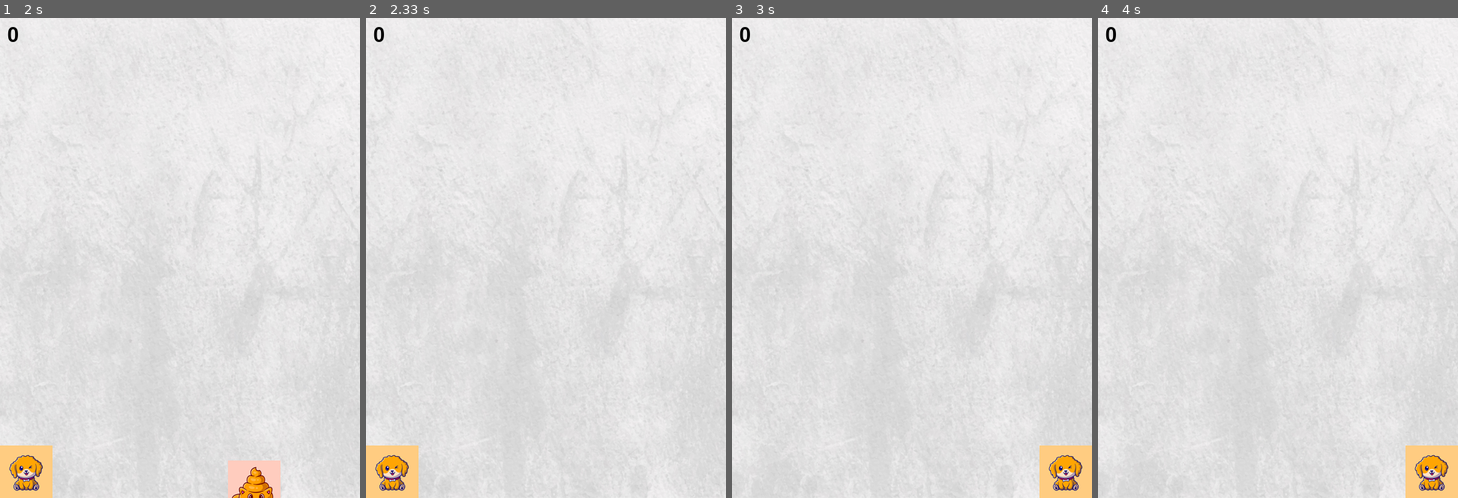
Above: before the commit, frames 1-4 (left to right).
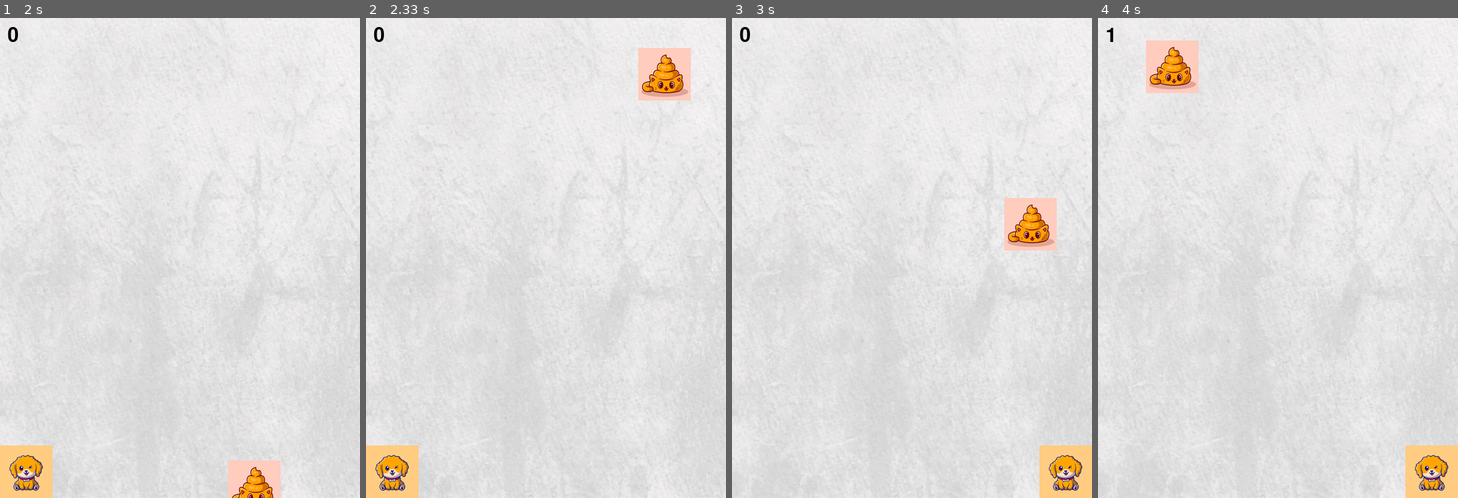
Above: after the commit, the same moments.

Repository: eksh7080/Python
Game: pygame game, started from pygame/Quiz.py
Two runs of this game, one before a commit and one after it. Both use one fixed random seed, a clock stepped at 60 frames per second and the inputs below.
Inputs:
- Up to frame 1 (2 s): hold Right 0.33-0.8 s; hold Right 0.83-1.3 s; hold Left 1.33-1.87 s
- Up to frame 2 (2.33 s): no input
- Up to frame 3 (3 s): hold Right 2.33-2.97 s
- Up to frame 4 (4 s): hold Left 3-3.47 s; hold Right 3.5-3.97 s

Frame 1 is identical in both runs. In frame 2, 1.6% of the frame differs, in the area x 75-91%, y 6-18%; in frame 3, 1.6%; in frame 4, 1.7%, in the area x 2-28%, y 1-16%.

Commit message:
project game

Diff:
--- /dev/null
+++ b/game_project/1_frame_background_stage_character.py
@@ -0,0 +1,72 @@
+import os
+import pygame
+
+# -----------------기본 초기화 ( 반드시 해야 하는 것들)--------------------#
+
+pygame.init()  # 초기화 ( 반드시 필요 )
+
+# 화면 크기 설정
+screen_width = 640   # 가로 크기
+screen_height = 480  # 세로 크기
+screen = pygame.display.set_mode((screen_width, screen_height))
+
+# 화면 타이틀 설정
+pygame.display.set_caption("Pang Pang") # 게임 이름
+
+# FPS
+clock = pygame.time.Clock()
+#-----------------------------------------------------------------------#
+
+#------------1. 사용자 게임 초기화 ( 배경화면, 게임 이미지 , 좌표, 폰트 등-------------------#
+current_path = os.path.dirname(__file__) # 현재 파일의 위치 반환
+image_path = os.path.join(current_path, "images") # image 폴더 위치 반환
+
+# 배경 만들기
+background = pygame.image.load(os.path.join(image_path, "background.png"))
+
+# 스테이지 만들기
+stage = pygame.image.load(os.path.join(image_path, "stage.png"))
+stage_size = stage.get_rect().size
+stage_height = stage_size[1] # 스테이지의 높이 위에 캐릭터를 두기 위해 사용
+
+# 캐릭터 만들기
+character = pygame.image.load(os.path.join(image_path, "character.png"))
+character_size = character.get_rect().size
+character_width = character_size[0]
+character_height = character_size[1]
+character_x_position = (screen_width / 2) - (character_width / 2)
+character_y_position = screen_height - character_height - stage_height
+
+# 이벤트 루프
+running = True  # 게임이 진행중인가?
+while running:
+    dt = clock.tick(30) # 게임화면의 초당 프레임 수를 설정
+
+# 캐릭터가 1초 동안에 100만큼 이동을 해야함
+# 10 fps : 1초 동안에 10번 동작 >> 한번에 몇 만큼 이동?  10 만큼 10*10=100
+# 20 fps : 1초 동안에 20번 동작 >> 한번에 5만큼 이동 5*20 = 100
+# print("fps :" + str(clock.get_fps()))
+
+#------------2. 이벤트 처리 ( 키보드, 마우스 등)---------------------------------#
+    for event in pygame.event.get():  # 어떤 이벤트가 발생하였는가?
+        if event.type == pygame.QUIT: # 창이 닫히는 이벤트가 발생하였는가?
+            running = False     # 게임이 진행중이 아님
+
+
+    #----------3. 게임 캐릭터 위치 정의-----------------------------#
+
+    # 4. 충돌 처리
+
+    # 5. 화면에 그리기
+    screen.blit(background, (0,0))
+    screen.blit(stage, (0, (screen_height - stage_height)))
+    screen.blit(character, (character_x_position, character_y_position))
+
+
+    pygame.display.update() # 게임화면을 다시 그리기!!
+
+# 잠시 대기
+# pygame.time.delay(2000) # 2초 정도 대기 (ms)
+
+# pygame 종료
+pygame.quit()
--- /dev/null
+++ b/game_project/2_weapon_keyevent.py
@@ -0,0 +1,123 @@
+import os
+import pygame
+
+# -----------------기본 초기화 ( 반드시 해야 하는 것들)--------------------#
+
+pygame.init()  # 초기화 ( 반드시 필요 )
+
+# 화면 크기 설정
+screen_width = 640   # 가로 크기
+screen_height = 480  # 세로 크기
+screen = pygame.display.set_mode((screen_width, screen_height))
+
+# 화면 타이틀 설정
+pygame.display.set_caption("Pang Pang") # 게임 이름
+
+# FPS
+clock = pygame.time.Clock()
+#-----------------------------------------------------------------------#
+
+#------------1. 사용자 게임 초기화 ( 배경화면, 게임 이미지 , 좌표, 폰트 등-------------------#
+current_path = os.path.dirname(__file__) # 현재 파일의 위치 반환
+image_path = os.path.join(current_path, "images") # image 폴더 위치 반환
+
+# 배경 만들기
+background = pygame.image.load(os.path.join(image_path, "background.png"))
+
+# 스테이지 만들기
+stage = pygame.image.load(os.path.join(image_path, "stage.png"))
+stage_size = stage.get_rect().size
+stage_height = stage_size[1] # 스테이지의 높이 위에 캐릭터를 두기 위해 사용
+
+# 캐릭터 만들기
+character = pygame.image.load(os.path.join(image_path, "character.png"))
+character_size = character.get_rect().size
+character_width = character_size[0]
+character_height = character_size[1]
+character_x_position = (screen_width / 2) - (character_width / 2)
+character_y_position = screen_height - character_height - stage_height
+
+# 캐릭터 이동 방향
+character_to_x = 0
+
+# 캐릭터 이동 속도
+character_speed = 5
+
+# 무기 만들기
+weapon = pygame.image.load(os.path.join(image_path, "weapon.png"))
+weapon_size = weapon.get_rect().size
+weapon_width = weapon_size[0]
+
+# 무기는 한번에 여러번 발사 가능
+weapons = []
+
+# 무기 이동 속도
+weapon_speed = 10
+
+
+
+# 이벤트 루프
+running = True  # 게임이 진행중인가?
+while running:
+    dt = clock.tick(30) # 게임화면의 초당 프레임 수를 설정
+
+
+#------------2. 이벤트 처리 ( 키보드, 마우스 등)---------------------------------#
+    for event in pygame.event.get():  # 어떤 이벤트가 발생하였는가?
+        if event.type == pygame.QUIT: # 창이 닫히는 이벤트가 발생하였는가?
+            running = False     # 게임이 진행중이 아님
+
+        if event.type == pygame.KEYDOWN:
+            if event.key == pygame.K_LEFT:
+                character_to_x -= character_speed
+            elif event.key == pygame.K_RIGHT:
+                character_to_x += character_speed
+            elif event.key == pygame.K_SPACE:
+                weapon_x_position = character_x_position + (character_width / 2) - (weapon_width / 2)
+                weapon_y_position = character_y_position
+                weapons.append([weapon_x_position, weapon_y_position])
+
+        if event.type == pygame.KEYUP:
+            if event.key == pygame.K_LEFT or event.key == pygame.K_RIGHT:
+                character_to_x = 0
+
+    #----------3. 게임 캐릭터 위치 정의-----------------------------#
+
+    character_x_position += character_to_x
+
+    if character_x_position < 0:
+        character_x_position = 0
+    elif character_x_position > screen_width - character_width:
+        character_x_position = screen_width - character_width
+
+
+    # 무기 위치 조정
+    # ex) 100,200 -> 180 , 160, 140...
+    # ex) 500,200 -> 180, 160, 140...
+    weapons = [ [w[0], w[1] - weapon_speed] for w in weapons] # 무기 위치를 위로
+
+    # 천장에 닿은 무기 없애기
+    weapons = [[ w[0], w[1] ] for w in weapons if w[1] > 0]
+
+
+    # 4. 충돌 처리
+
+    # 5. 화면에 그리기
+    screen.blit(background, (0,0))
+
+    for weapon_x_position, weapon_y_position in weapons:
+        screen.blit(weapon, (weapon_x_position, weapon_y_position))
+
+    screen.blit(stage, (0, (screen_height - stage_height)))
+    screen.blit(character, (character_x_position, character_y_position))
+
+
+
+
+    pygame.display.update() # 게임화면을 다시 그리기!!
+
+# 잠시 대기
+# pygame.time.delay(2000) # 2초 정도 대기 (ms)
+
+# pygame 종료
+pygame.quit()
--- /dev/null
+++ b/game_project/3_ball_movement.py
@@ -0,0 +1,174 @@
+import os
+import pygame
+
+# -----------------기본 초기화 ( 반드시 해야 하는 것들)--------------------#
+
+pygame.init()  # 초기화 ( 반드시 필요 )
+
+# 화면 크기 설정
+screen_width = 640   # 가로 크기
+screen_height = 480  # 세로 크기
+screen = pygame.display.set_mode((screen_width, screen_height))
+
+# 화면 타이틀 설정
+pygame.display.set_caption("Pang Pang") # 게임 이름
+
+# FPS
+clock = pygame.time.Clock()
+#-----------------------------------------------------------------------#
+
+#------------1. 사용자 게임 초기화 ( 배경화면, 게임 이미지 , 좌표, 폰트 등-------------------#
+current_path = os.path.dirname(__file__) # 현재 파일의 위치 반환
+image_path = os.path.join(current_path, "images") # image 폴더 위치 반환
+
+# 배경 만들기
+background = pygame.image.load(os.path.join(image_path, "background.png"))
+
+# 스테이지 만들기
+stage = pygame.image.load(os.path.join(image_path, "stage.png"))
+stage_size = stage.get_rect().size
+stage_height = stage_size[1] # 스테이지의 높이 위에 캐릭터를 두기 위해 사용
+
+# 캐릭터 만들기
+character = pygame.image.load(os.path.join(image_path, "character.png"))
+character_size = character.get_rect().size
+character_width = character_size[0]
+character_height = character_size[1]
+character_x_position = (screen_width / 2) - (character_width / 2)
+character_y_position = screen_height - character_height - stage_height
+
+# 캐릭터 이동 방향
+character_to_x = 0
+
+# 캐릭터 이동 속도
+character_speed = 5
+
+# 무기 만들기
+weapon = pygame.image.load(os.path.join(image_path, "weapon.png"))
+weapon_size = weapon.get_rect().size
+weapon_width = weapon_size[0]
+
+# 무기는 한번에 여러번 발사 가능
+weapons = []
+
+# 무기 이동 속도
+weapon_speed = 10
+
+# 공 만들기 ( 4개 크기에 대해 따로 처리 )
+ball_images = [
+    pygame.image.load(os.path.join(image_path, "balloon1.png")),
+    pygame.image.load(os.path.join(image_path, "balloon2.png")),
+    pygame.image.load(os.path.join(image_path, "balloon3.png")),
+    pygame.image.load(os.path.join(image_path, "balloon4.png"))
+]
+
+# 공 크기에 따른 최초 스피드
+ball_speed_y = [-18, -15, -12, -9]
+
+# 공들
+balls = []
+
+# 최초 발생하는 큰 공 추가
+balls.append({
+    "position_x" : 50, # 공의 x 좌표
+    "position_y" : 50, # y 좌표
+    "image_idx" : 0, # 공의 이미지 인덱스
+    "to_x": 3,  # x축 이동방향, -3 이면 왼쪽으로, 3이면 오른쪽으로
+    "to_y": -6, # y축 이동방향,
+    "init_speed_y": ball_speed_y[0] # y 최초 속도
+})
+
+
+# 이벤트 루프
+running = True  # 게임이 진행중인가?
+while running:
+    dt = clock.tick(30) # 게임화면의 초당 프레임 수를 설정
+
+
+#------------2. 이벤트 처리 ( 키보드, 마우스 등)---------------------------------#
+    for event in pygame.event.get():  # 어떤 이벤트가 발생하였는가?
+        if event.type == pygame.QUIT: # 창이 닫히는 이벤트가 발생하였는가?
+            running = False     # 게임이 진행중이 아님
+
+        if event.type == pygame.KEYDOWN:
+            if event.key == pygame.K_LEFT:
+                character_to_x -= character_speed
+            elif event.key == pygame.K_RIGHT:
+                character_to_x += character_speed
+            elif event.key == pygame.K_SPACE:
+                weapon_x_position = character_x_position + (character_width / 2) - (weapon_width / 2)
+                weapon_y_position = character_y_position
+                weapons.append([weapon_x_position, weapon_y_position])
+
+        if event.type == pygame.KEYUP:
+            if event.key == pygame.K_LEFT or event.key == pygame.K_RIGHT:
+                character_to_x = 0
+
+    #----------3. 게임 캐릭터 위치 정의-----------------------------#
+
+    character_x_position += character_to_x
+
+    if character_x_position < 0:
+        character_x_position = 0
+    elif character_x_position > screen_width - character_width:
+        character_x_position = screen_width - character_width
+
+
+    # 무기 위치 조정
+    # ex) 100,200 -> 180 , 160, 140...
+    # ex) 500,200 -> 180, 160, 140...
+    weapons = [ [w[0], w[1] - weapon_speed] for w in weapons] # 무기 위치를 위로
+
+    # 천장에 닿은 무기 없애기
+    weapons = [[ w[0], w[1] ] for w in weapons if w[1] > 0]
+
+    # 공 위치 정의
+    for ball_idx, ball_val in enumerate(balls):
+        ball_position_x = ball_val["position_x"]
+        ball_position_y = ball_val["position_y"]
+        ball_image_idx = ball_val["image_idx"]
+
+        ball_size = ball_images[ball_image_idx].get_rect().size
+        ball_width = ball_size[0]
+        ball_height = ball_size[1]
+
+        # 가로벽에 닿았을 때 공 이동 위치 변경( 튕겨 나오는 효과 )
+        if ball_position_x <= 0 or ball_position_x > (screen_width - ball_width):
+            ball_val["to_x"] = ball_val["to_x"] * -1
+
+        # 세로 위치
+        # 스테이지에 튕겨서 올라가는 처리
+        if ball_position_y >= (screen_height - stage_height - ball_height):
+            ball_val["to_y"] = ball_val["init_speed_y"]
+        else:  # 그 외의 모든 경우에는 속도 증가
+            ball_val["to_y"] += 0.5
+
+        ball_val["position_x"] += ball_val["to_x"]
+        ball_val["position_y"] += ball_val["to_y"]
+
+    # 4. 충돌 처리
+
+    # 5. 화면에 그리기
+    screen.blit(background, (0,0))
+
+    for weapon_x_position, weapon_y_position in weapons:
+        screen.blit(weapon, (weapon_x_position, weapon_y_position))
+
+    for idx, val in enumerate(balls):
+        ball_position_x = val["position_x"]
+        ball_position_y = val["position_y"]
+        ball_image_idx = val["image_idx"]
+        screen.blit(ball_images[ball_image_idx], (ball_position_x,ball_position_y))
+    screen.blit(stage, (0, (screen_height - stage_height)))
+    screen.blit(character, (character_x_position, character_y_position))
+
+
+
+
+    pygame.display.update() # 게임화면을 다시 그리기!!
+
+# 잠시 대기
+# pygame.time.delay(2000) # 2초 정도 대기 (ms)
+
+# pygame 종료
+pygame.quit()
--- /dev/null
+++ b/greedy.py
@@ -0,0 +1,121 @@
+# 거스름돈 그리디
+
+# N=1260
+# count=0
+
+# coin=[500,100,50,10]
+
+# for c in coin:
+#     count += N // c
+#     N %= c
+
+
+# print(count)
+
+
+
+# 큰 수의 법칙
+
+# a,m,k = map(int,input().split())
+# j = list(map(int, input().split()))
+
+# j.sort()
+# first = j[a-1]  # 가장 큰 수
+# second = j[a-2]  # 두번째로 큰 수
+
+# cnt = 0
+
+# # 가장 큰 수가 더해지는 횟수
+# count = int(m / (k+1)) * k
+# count += m % (k+1)
+# print(count)
+
+# # 가장 큰 수 / 두번째로 큰 수를 곱해서 저장함
+# cnt += (count) * first
+# cnt += (m-count) * second
+
+# print(cnt)
+
+# 일반 풀이
+# while True:
+#     for i in range(k):
+#         if m == 0:
+#             break
+#         cnt += first
+#         m-=1
+
+#     if m == 0:
+#         break
+#     cnt += second
+#     m -= 1
+
+# print(cnt)
+
+
+# 숫자 카드 게임
+
+# a,b = map(int, input().split())
+
+# cnt = 0
+
+# for i in range(a):
+#     n = list(map(int, input().split()))
+#     # 현재 줄에서 가장 작은 수 찾기
+#     minv = min(n)
+#     # 가장 작은 수들 중에서 가장 큰 수 찾기
+#     cnt = max(cnt, minv)
+
+# print(cnt)
+
+# 2중 반복문 구조 사용 예시
+
+# for i in range(a):
+#     n = list(map(int, input().split()))
+#     # 현재 줄에서 가장 작은 수 찾기
+#     minv = 10001
+#     for j in n:
+#         minv = min(minv, j)
+#         print(minv,j)
+#     # 가장 작은 수들 중에서 가장 큰 수 찾기
+#     cnt = max(cnt, minv)
+
+# print(cnt)
+
+n,k = map(int, input().split())
+cnt = 0
+
+# while n >= k:
+
+#     while n % k != 0:
+#         n -= 1
+#         cnt += 1
+#     # k로 나누기
+#     n //= k
+#     cnt += 1
+
+# print(cnt)
+
+# while n > 1:
+#     n-=1
+#     cnt+=1
+
+# print(cnt)
+
+while True:
+    # (n == k 로 나누어 떨어지는 수) 가 될 때까지 1씩 빼기
+    target = (n//k) * k
+    cnt += (n-target)
+    n = target
+
+    # n이 k 보다 작을 때 (더 이상 나눌 수 없을 때) 반복문 탈출
+    if n < k:
+        break
+
+
+    cnt+=1
+    n//k
+    # k로 나누기
+
+# 마지막으로 남은 수에 대하여 1씩 빼기
+cnt+=(n-1)
+print(cnt)
--- a/pygame/Quiz.py
+++ b/pygame/Quiz.py
@@ -87,9 +87,9 @@
 
     ddong_y_position += ddong_speed
 
-    # if ddong_y_position > screen_height:
-    #     ddong_y_position = 0
-    #     ddong_x_position = random.randint(0, screen_width - ddong_width)
+    if ddong_y_position > screen_height:
+        ddong_y_position = 0
+        ddong_x_position = random.randint(0, screen_width - ddong_width)
 
     # 가로 경계값 처리
     if character_x_position < 0:
Binary file added: game_project/images/background.png
Binary file added: game_project/images/balloon1.png
Binary file added: game_project/images/balloon2.png
Binary file added: game_project/images/balloon3.png
Binary file added: game_project/images/balloon4.png
Binary file added: game_project/images/character.png
Binary file added: game_project/images/stage.png
Binary file added: game_project/images/weapon.png
